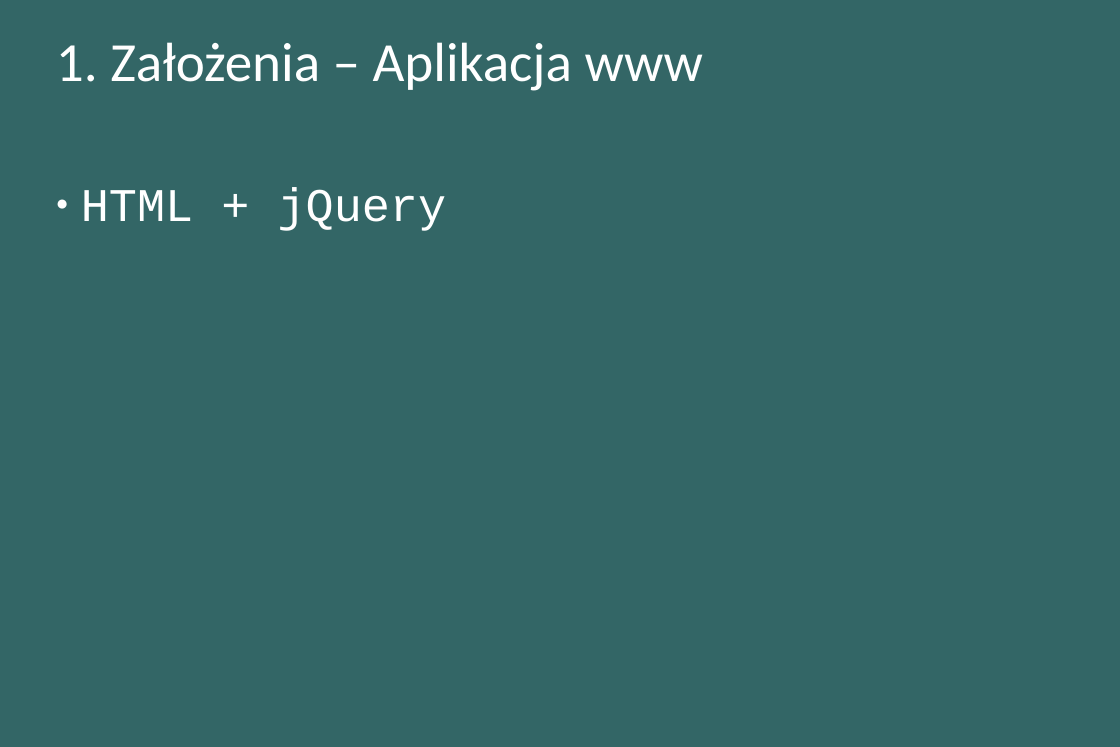
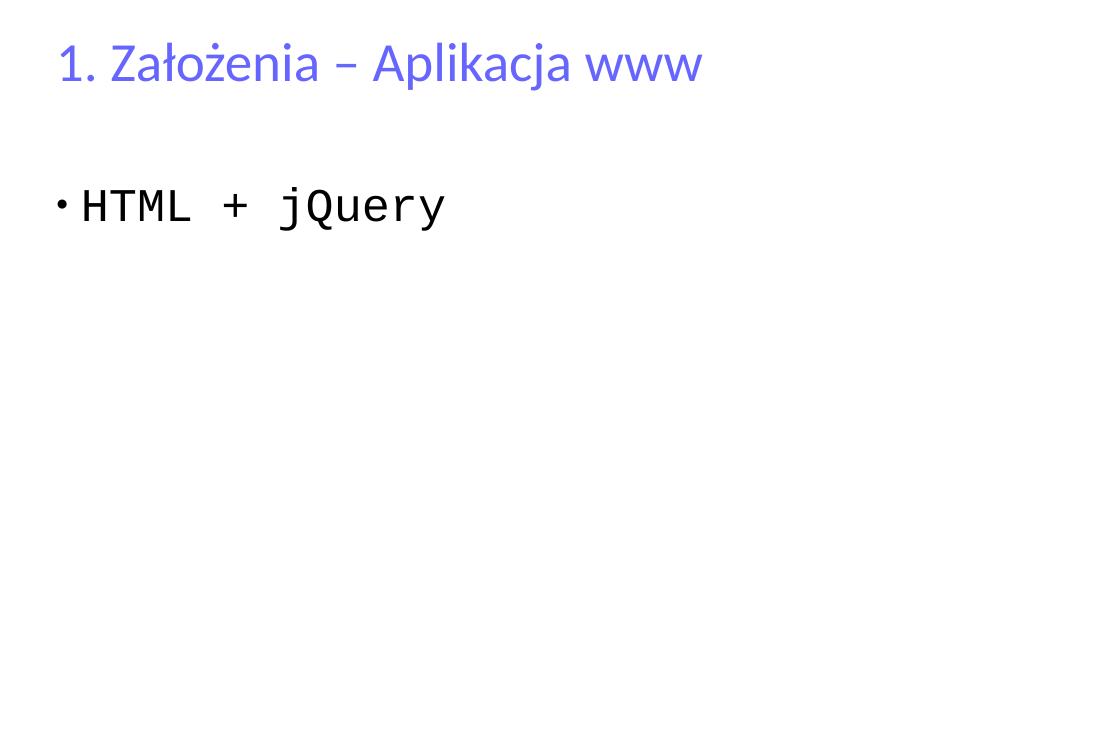
Before and after one commit to matulik/reinyzagam, a slide deck: slide 5 of Docs/presentation.odp (slide 4 before the commit). Drawn at 1120x747 pixels with LibreOffice and Linux fonts; fonts in the diff are those of the drawing. Boxes give left, top, right and bottom in pixels: in the first picture for what was removed or moved away, otherwise in the second. Text is boxed around its words. In the diff, an @@ line names an element or a change of style, - is before the commit and + after.

```diff
--- a/Docs/presentation.odp
+++ b/Docs/presentation.odp
@@ background #336666 to #FFFFFF @@
@@ title "1. Założenia – Aplikacja www" at (x1=56, y1=42, x2=704, y2=91): text colour #FFFFFF to #6666FF @@
@@ subtitle "HTML + jQuery" at (x1=81, y1=188, x2=447, y2=231): text colour #FFFFFF to #000000; bullet colour #FFFFFF to #000000 @@
```
Also in this commit, not shown: 6 other slides changed, 4 slides added, 1 other file.
